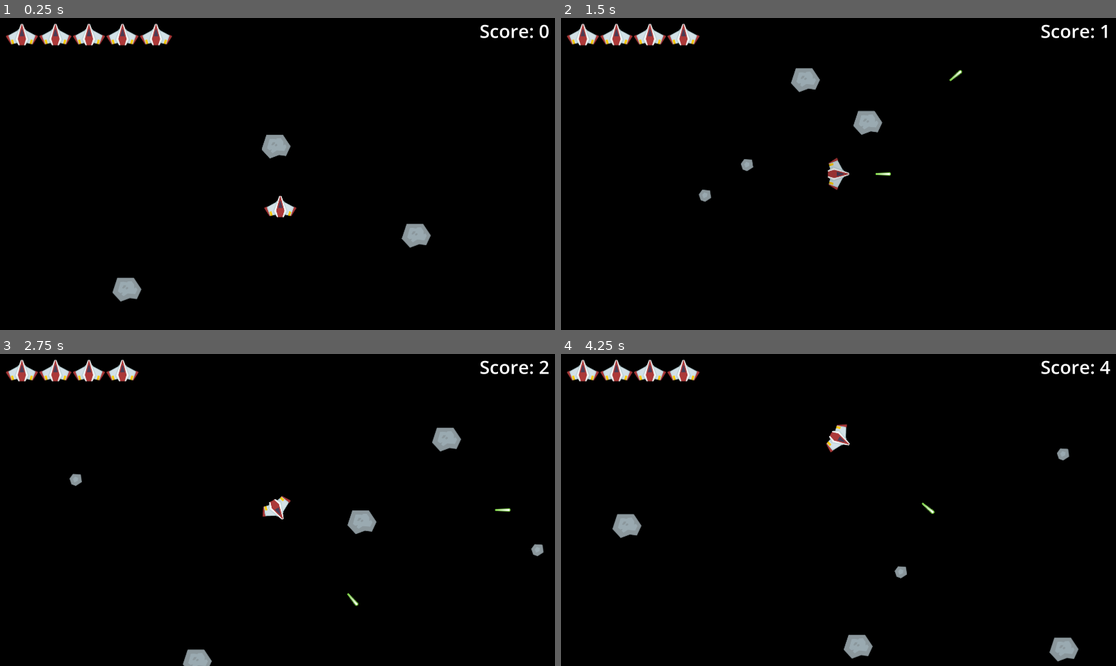
Above: before the commit, frames 1-4 (two rows, left to right).
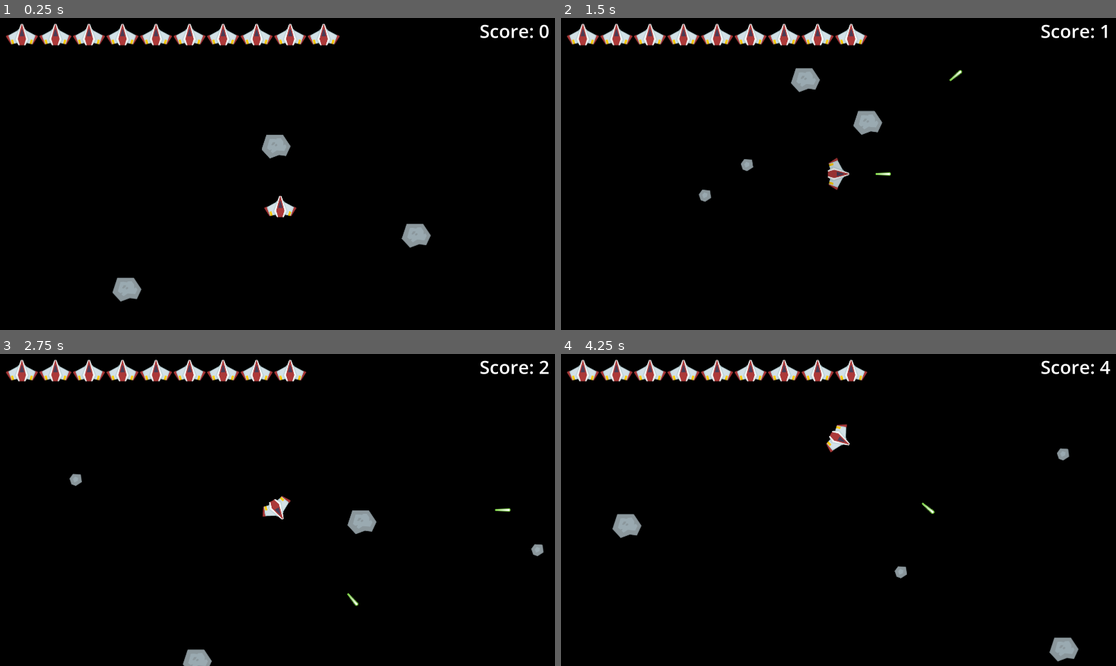
Above: after the commit, the same moments.

Repository: Dripcoding/godot-asteroids
Game: Godot game, scene res://game.tscn
Two runs of this game, one before a commit and one after it. Both use one fixed random seed, a clock stepped at 60 frames per second and the inputs below.
Inputs:
- Up to frame 1 (0.25 s): no input
- Up to frame 2 (1.5 s): hold D (right) 0.53-1.28 s; tap Space (shoot) at 0.6, 1.35 s; hold S (down) from 1.28 s (still down)
- Up to frame 3 (2.75 s): release S (down) at 2.03 s; hold D (right) from 2.03 s (still down); tap Space (shoot) at 2.1 s
- Up to frame 4 (4.25 s): release D (right) at 2.78 s; hold W (up) 2.78-3.53 s; tap Space (shoot) at 2.85, 3.6 s; hold A (left) from 3.53 s (still down)

The runs differ from the first frame. In frame 1, 1.1% of the frame differs, in the area x 31-62%, y 1-9%; in frame 2, 1.1%; in frame 3, 1.4%, in the area x 25-84%, y 1-32%; in frame 4, 1.4%.

Commit message:
fix: player can not have both laser power ups at the same time

Diff:
--- a/game.tscn
+++ b/game.tscn
@@ -95,6 +95,7 @@
 [node name="Player" parent="." unique_id=289752619 instance=ExtResource("1_80nbo")]
 unique_name_in_owner = true
 position = Vector2(970, 652)
+health = 10
 
 [node name="Asteroid" parent="." unique_id=239440768 instance=ExtResource("2_e2o6t")]
 position = Vector2(971, 332)
@@ -108,7 +109,7 @@
 [node name="AsteroidSpawner" type="Timer" parent="." unique_id=1221697453]
 unique_name_in_owner = true
 process_callback = 0
-wait_time = 1.5
+wait_time = 10.0
 autostart = true
 script = ExtResource("4_fc0e3")
 
--- a/player.gd
+++ b/player.gd
@@ -53,7 +53,7 @@
 
 func _on_visible_on_screen_notifier_2d_screen_exited() -> void:
 	var viewport_rect: Rect2 = get_viewport_rect()
-#	# wrap around x axis from left to right
+	# wrap around x axis from left to right
 	if global_position.x < viewport_rect.position.x:
 		global_position.x = viewport_rect.end.x
 	# wrap around x axis from right to left
@@ -104,6 +104,7 @@
 
 func gain_extra_laser() -> void:
 	has_extra_laser = true
+	has_piercing_laser = false
 	%LaserSpawnPoint.position = Vector2(-20, -96)
 	%LaserSpawnPoint2.position = Vector2(20, -96)
 
@@ -115,3 +116,5 @@
 
 func set_has_piercing_laser(val: bool) -> void:
 	has_piercing_laser = val
+	if val:
+		has_extra_laser = false
--- a/power_up_spawner.gd
+++ b/power_up_spawner.gd
@@ -26,16 +26,18 @@
 		current_powerup.queue_free()
 	%PowerUpDespawnTimer.stop()
 
+
 func _determine_powerup_position() -> Vector2:
 	var position_x: float = rng.randf_range(powerup_pos_offset, viewport_size.x - powerup_pos_offset)
 	var position_y: float = rng.randf_range(powerup_pos_offset, viewport_size.y - powerup_pos_offset)
 
 	return Vector2(position_x, position_y)
 
+
 func _spawn_powerup() -> void:
 	print('SPAWNING POWERUP')
-	var powerup = powerups['shield'].instantiate()
+	var powerup = powerups.values().pick_random().instantiate()
 	powerup.global_position = _determine_powerup_position()
 	current_powerup = powerup
-	add_child(powerup)
+	add_child(current_powerup)
 	%PowerUpDespawnTimer.start()
Not shown, changed: .gitignore
